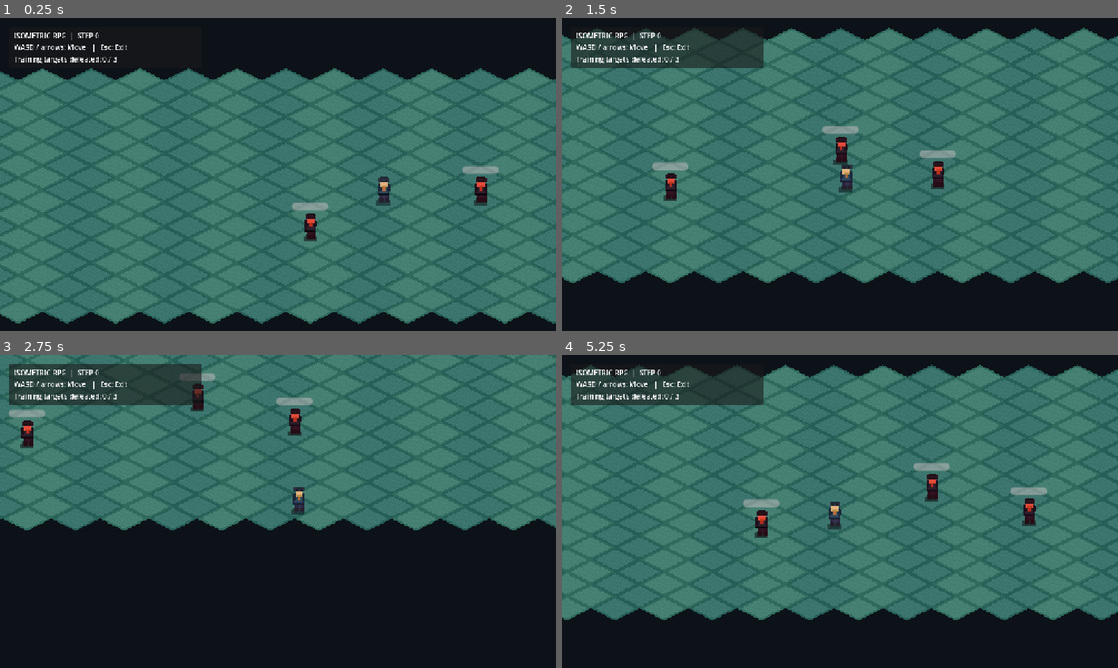
Above: before the commit, frames 1-4 (two rows, left to right).
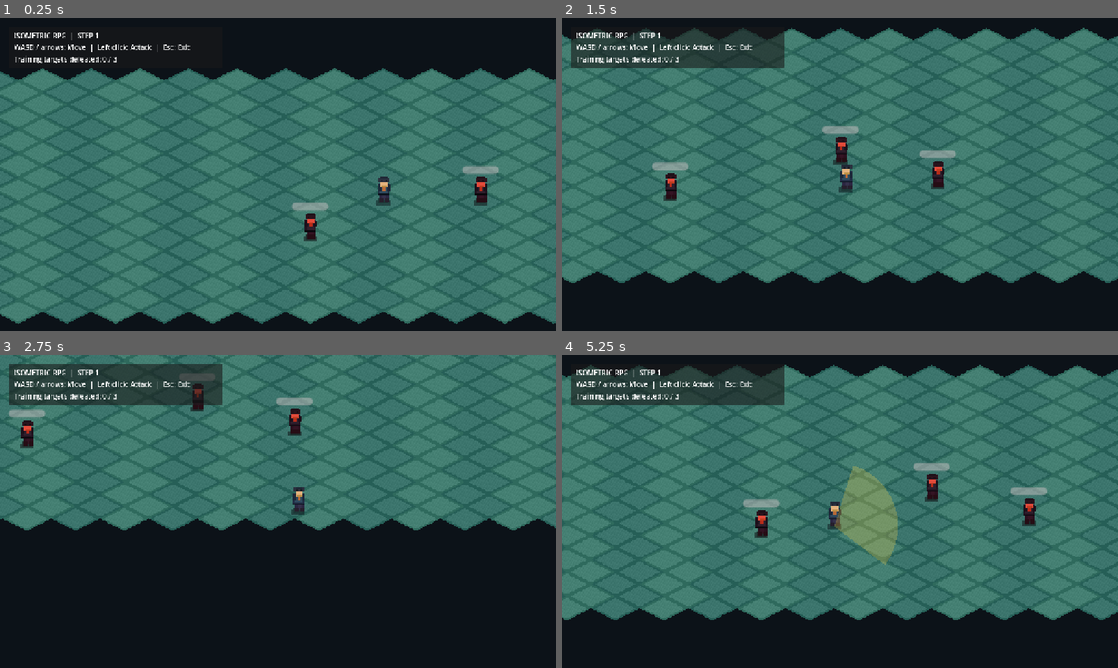
Above: after the commit, the same moments.

Repository: limbit95/isometric-rpg
Game: Godot game, scene res://scenes/main.tscn
Same seed, same stepped clock (60 frames per second), same inputs: the game is played once before the commit and once after it.
Inputs (mouse positions are in pixels of both pictures, inside the frame that each line leads up to):
- Up to frame 1 (0.25 s): no input
- Up to frame 2 (1.5 s): tap Enter at 0.5 s; move the mouse to (962, 158) at 0.52 s; hold D (move_right) 0.53-1.28 s; click (962, 158) at 0.67 s; move the mouse to (728, 190) at 1.27 s; hold S (move_down) from 1.28 s (still down)
- Up to frame 3 (2.75 s): move the mouse to (333, 442) at 2.02 s; release S (move_down) at 2.03 s; hold D (move_right) from 2.03 s (still down)
- Up to frame 4 (5.25 s): move the mouse to (812, 574) at 2.77 s; release D (move_right) at 2.78 s; hold W (move_up) 2.78-3.53 s; click (812, 574) at 2.92 s; move the mouse to (1006, 558) at 3.52 s; hold A (move_left) 3.53-5.03 s; move the mouse to (673, 464) at 4.27 s; move the mouse to (867, 511) at 5.02 s; hold S (move_down) from 5.03 s (still down); click (867, 511) at 5.17 s

The runs differ from the first frame. In frame 1, 0.2% of the frame differs, in the area x 16-35%, y 4-11%; in frame 2, 0.5%; in frame 3, 0.6%; in frame 4, 2.8%, in the area x 16-61%, y 3-68%.

Commit message:
feat(step1): wire scenes/main.tscn

Diff:
--- a/scenes/main.tscn
+++ b/scenes/main.tscn
@@ -1,9 +1,10 @@
-[gd_scene load_steps=6 format=3]
+[gd_scene load_steps=7 format=3]
 
 [ext_resource type="Script" path="res://scripts/game/main.gd" id="1_main"]
 [ext_resource type="Script" path="res://scripts/world/isometric_world.gd" id="2_world"]
 [ext_resource type="Script" path="res://scripts/player/player_controller.gd" id="3_player"]
 [ext_resource type="Texture2D" path="res://assets/characters/player_placeholder.png" id="4_texture"]
+[ext_resource type="Script" path="res://scripts/player/player_attack.gd" id="5_attack"]
 
 [sub_resource type="CircleShape2D" id="CircleShape2D_player"]
 radius = 7.0
@@ -28,6 +29,9 @@
 texture_filter = 1
 offset = Vector2(0, -18)
 
+[node name="Attack" type="Node2D" parent="Player"]
+script = ExtResource("5_attack")
+
 [node name="Camera2D" type="Camera2D" parent="Player"]
 zoom = Vector2(1.75, 1.75)
 position_smoothing_enabled = true
@@ -38,7 +42,7 @@
 [node name="PanelContainer" type="PanelContainer" parent="HUD"]
 offset_left = 20.0
 offset_top = 20.0
-offset_right = 463.0
+offset_right = 512.0
 offset_bottom = 106.0
 
 [node name="MarginContainer" type="MarginContainer" parent="HUD/PanelContainer"]
@@ -50,10 +54,10 @@
 [node name="VBoxContainer" type="VBoxContainer" parent="HUD/PanelContainer/MarginContainer"]
 
 [node name="Title" type="Label" parent="HUD/PanelContainer/MarginContainer/VBoxContainer"]
-text = "ISOMETRIC RPG  |  STEP 0"
+text = "ISOMETRIC RPG  |  STEP 1"
 
 [node name="Help" type="Label" parent="HUD/PanelContainer/MarginContainer/VBoxContainer"]
-text = "WASD / arrows: Move   |   Esc: Exit"
+text = "WASD / arrows: Move  |  Left click: Attack  |  Esc: Exit"
 
 [node name="Status" type="Label" parent="HUD/PanelContainer/MarginContainer/VBoxContainer"]
-text = "Prototype: movement + 64x32 isometric tiles"
+text = "Training targets defeated: 0 / 3"
